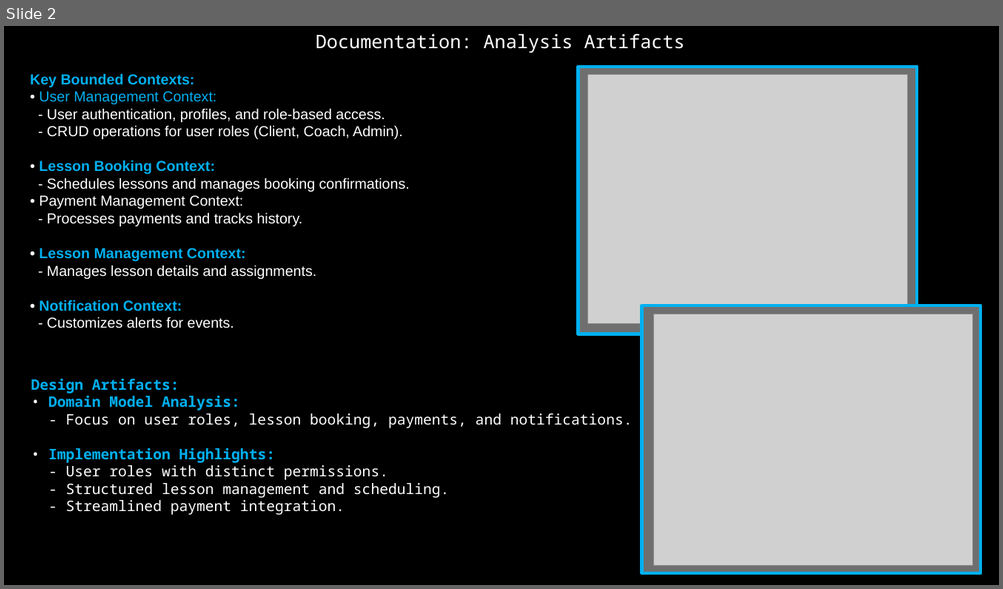
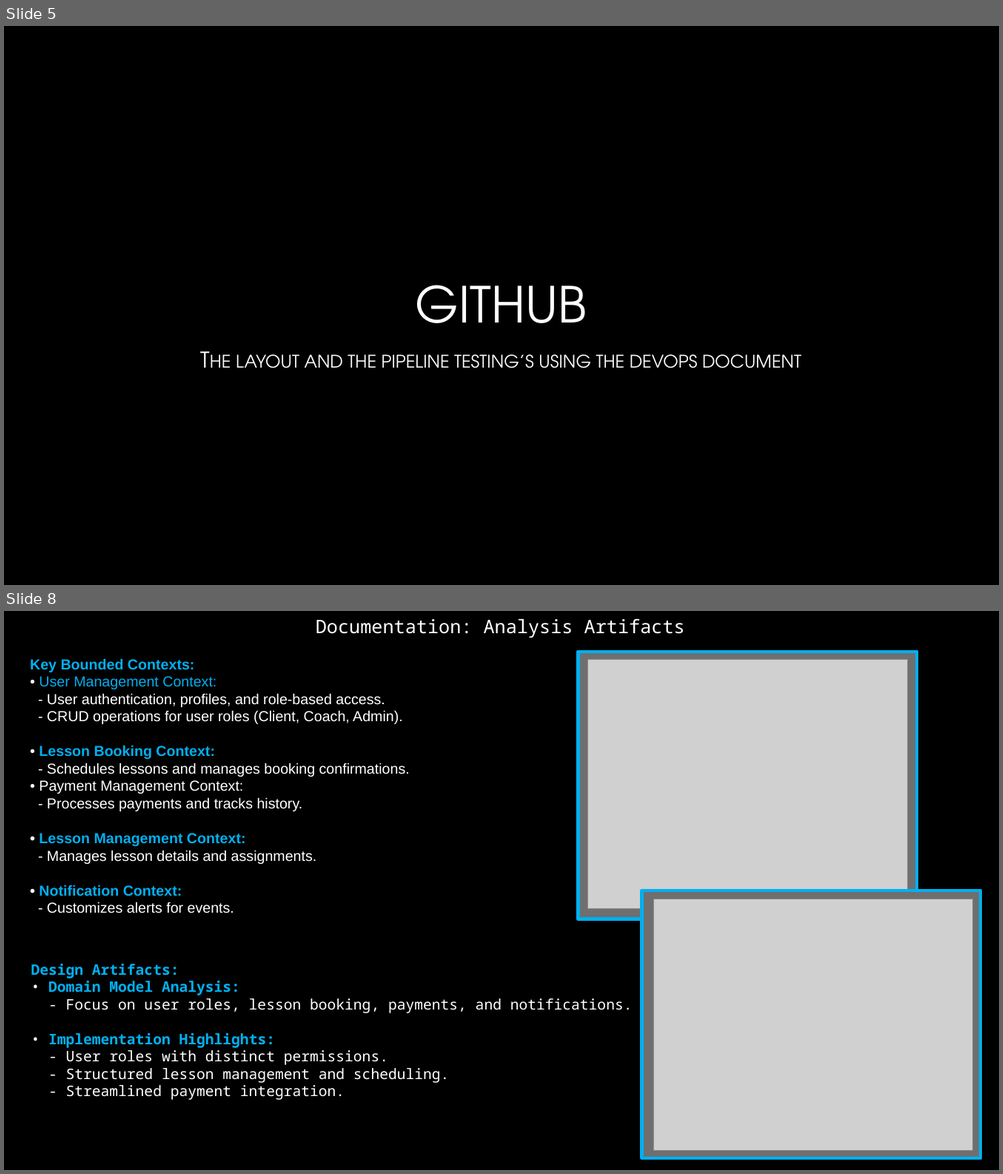
Before and after one commit to ST10019838/Team-Quaternary_XBCAD7319, a slide deck: Documentation/Presentation/docs-presentation-gs.pptx. Shown one above the other, each under a label of ours: slide 2 before the commit, slides 5 and 8 after it; the slides between them are not shown. The pictures are 1003x589 and 1003x1174 pixels, drawn with LibreOffice and Linux fonts; fonts in the diff are those of the drawing; grey boxes stand for pictures; background and template pictures are left out. Boxes give left, top, right and bottom in pixels: in the first picture for what was removed or moved away, otherwise in the second. Text is boxed around its words. In the diff, an @@ line names an element or a change of style, - is before the commit and + after.

```diff
--- a/Documentation/Presentation/docs-presentation-gs.pptx
+++ b/Documentation/Presentation/docs-presentation-gs.pptx
@@ slide 5 added at box(4, 26, 999, 585), background picture (left out) @@
@@ title added at box(415, 285, 586, 323), 48 pt, text gradient #FFFFFF to #A6A6A6 @@
+GITHUB
@@ subtitle added at box(236, 355, 801, 369), 21 pt, text gradient #FFFFFF to #BFBFBF, small capitals @@
+The layout and the pipeline testing’s using the devops document
@@ what was slide 2 is now slide 8 @@
```
Also in this commit, not shown: 1 slide changed, 4 other slides added, 2 other files.
